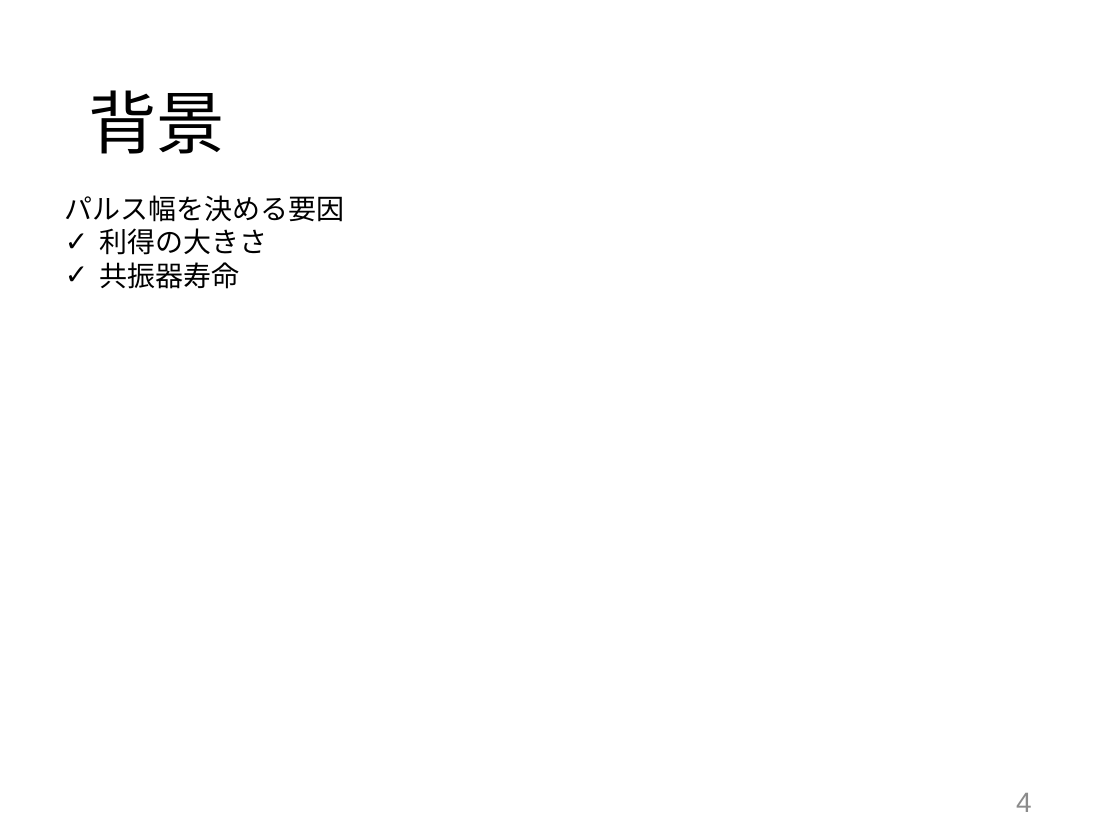
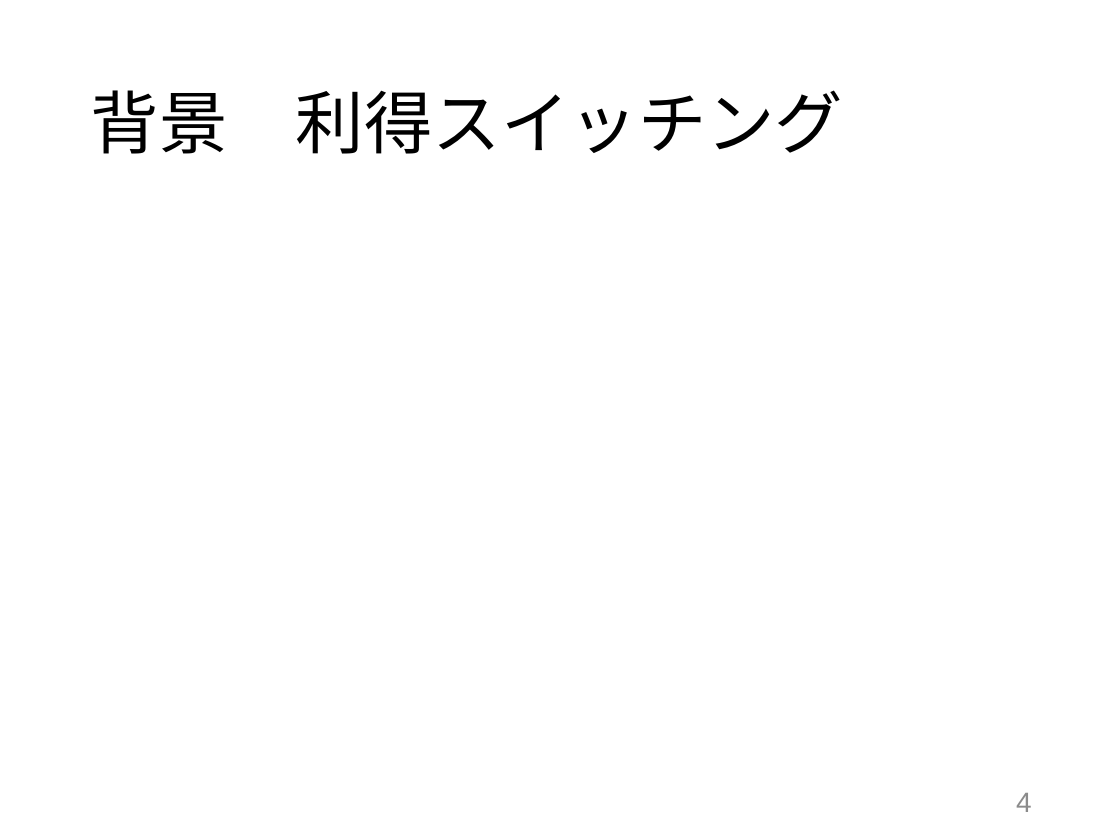
Before and after one commit to komatsubara/yakisaba, a slide deck: slide 5 of 修論/発表スライド/審査会スライド0105.pptx. Drawn at 1120x840 pixels with LibreOffice and Linux fonts; fonts in the diff are those of the drawing. Boxes give left, top, right and bottom in pixels: in the first picture for what was removed or moved away, otherwise in the second. Text is boxed around its words. In the diff, an @@ line names an element or a change of style, - is before the commit and + after.

```diff
--- a/修論/発表スライド/審査会スライド0105.pptx
+++ b/修論/発表スライド/審査会スライド0105.pptx
@@ title at [91, 90, 843, 154]: text changed @@
-背景
+背景 利得スイッチング
@@ text removed at [65, 195, 345, 289] @@
-パルス幅を決める要因
-✓ 利得の大きさ
-✓ 共振器寿命
```
Also in this commit, not shown: 1 other slide changed, 1 other file.
